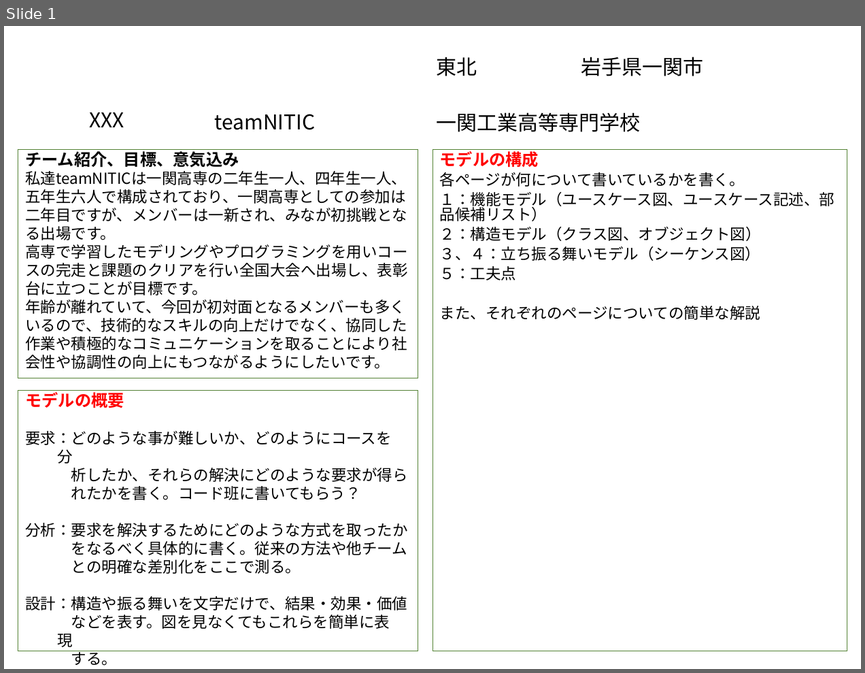
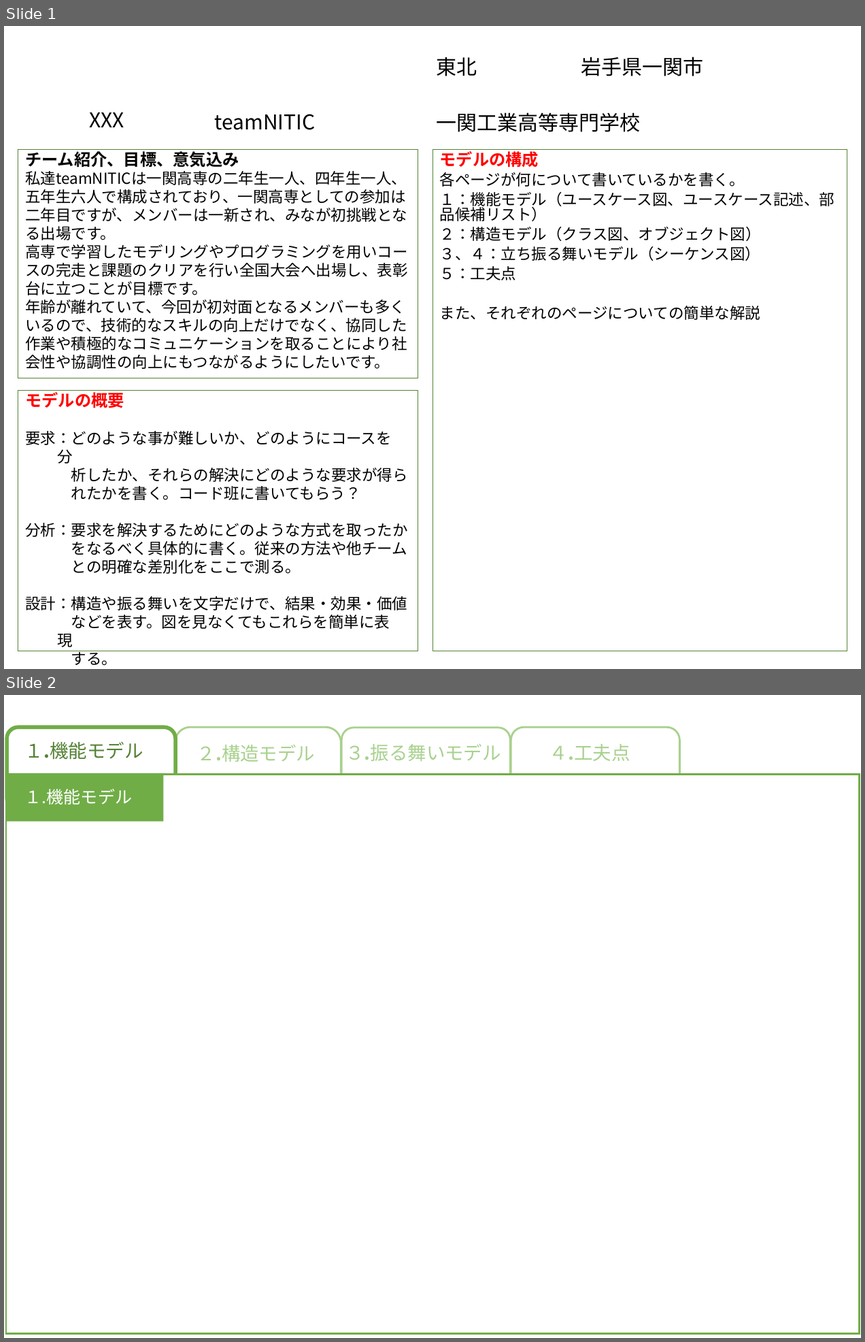
Before and after one commit to akita-lab-2019/model, a slide deck: model_file_template_primary.pptx. Shown one above the other, each under a label of ours: slide 1 before the commit, slides 1 and 2 after it. The pictures are 865x673 and 865x1342 pixels, drawn with LibreOffice and Linux fonts; fonts in the diff are those of the drawing; background and template pictures are left out. Boxes give left, top, right and bottom in pixels: in the first picture for what was removed or moved away, otherwise in the second. Text is boxed around its words. In the diff, an @@ line names an element or a change of style, - is before the commit and + after.

```diff
--- a/model_file_template_primary.pptx
+++ b/model_file_template_primary.pptx
@@ slide 2 added at (4,695,861,1338), background #FFFFFF @@
@@ rounded rectangle added at (7,728,176,809), fill #FFFFFF, outline #70AD47 4.5 pt @@
@@ rounded rectangle added at (175,727,341,819), fill #FFFFFF, outline #A9D18E 2.25 pt @@
@@ rounded rectangle added at (341,728,510,800), fill #FFFFFF, outline #A9D18E 2.25 pt @@
@@ rounded rectangle added at (511,727,680,804), fill #FFFFFF, outline #A9D18E 2.25 pt @@
@@ text added at (25,741,143,760), 22 pt, text #548235 @@
+１.機能モデル
@@ text added at (197,745,315,762), 22 pt, text #A9D18E @@
+２.構造モデル
@@ text added at (345,744,501,761), 22 pt, text #A9D18E @@
+３.振る舞いモデル
@@ text added at (549,744,630,761), 22 pt, text #A9D18E @@
+４.工夫点
@@ rectangle added at (6,774,859,1333), fill #FFFFFF, outline #70AD47 2.25 pt @@
@@ rectangle added at (7,773,164,821), fill #70AD47 @@
@@ text added at (25,789,132,804), 20 pt, text #FFFFFF @@
+１.機能モデル
```
Also in this commit, not shown: 3 other slides added, 4 slides removed.
